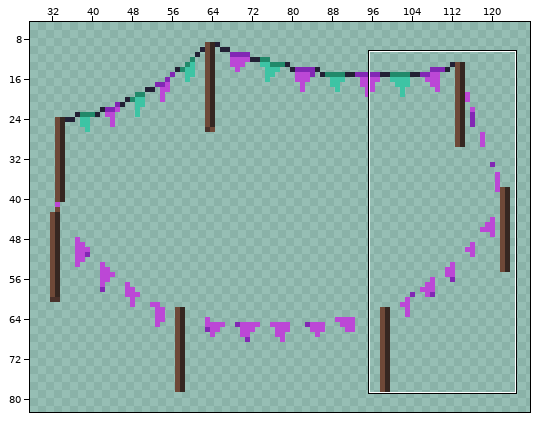
File history of a pixel-art file, assets_src/image/decoration/unit/garland3d.ase. Above: a wide view before the commit, with the close-up outlined.
Close-up. Before:
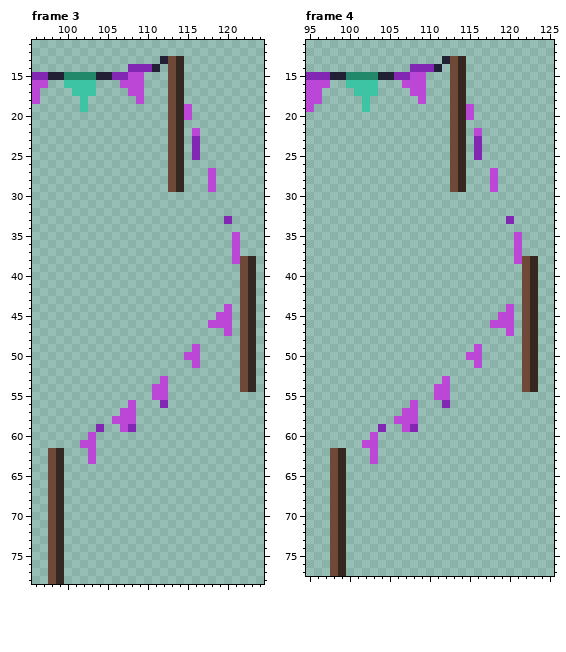
152x85 pixels, 51 frames. Shown: frame 3: x 96..124, y 11..78; frame 4: x 95..125, y 11..77. The wide view leaves out empty margins. The commit also changed other frames or places, which this record leaves out.
And afterwards:
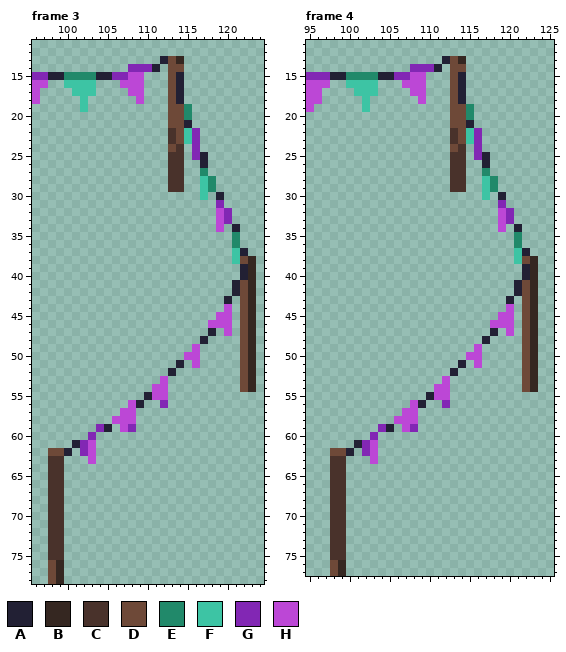
Palette (. is transparent): A #222034  B #352721  C #49322b  D #6e4938  E #21896a  F #3dc4a4  G #8227b4  H #bc47d6
Edits made:
layer "Layer 1" added
Frame 3:
y 14: x 114 B -> D
y 15..18: x 114 B -> A
y 19..20: x 114..115 BH -> DE
y 21: x 114..115 B. -> DA
y 22: x 113..116 DB.H -> CDFG
y 23: x 113..115 DB. -> CDF
y 24: x 114 B -> C
y 25..26: x 113..114 DB -> CC; x 117 . -> A
y 27: x 113..114 DB -> CC; x 117..118 .H -> E.
y 28..29: x 113..114 DB -> CC; x 117..118 .H -> FE
y 30: x 117 . -> F; x 119 . -> A
y 31: x 119 . -> G
y 32: x 119..120 .. -> HG
y 33: x 119 . -> H
y 34: x 119 . -> H; x 121 . -> A
y 35..36: x 121 H -> E
y 37: x 121..122 H. -> FA
y 38: x 121 H -> F
y 39..40: x 122 D -> A
y 41..42: x 121 . -> A
y 43: x 120 . -> A
y 47: x 118 . -> A
y 48: x 117 . -> A
y 51: x 114 . -> A
y 52: x 113 . -> A
y 55: x 110 . -> A
y 56: x 109 . -> A
y 59: x 105 . -> A
y 60: x 103 H -> G
y 61: x 101..102 .H -> AG
y 62: x 99..100 B. -> DA; x 102 . -> G
y 63..75: x 98..99 DB -> CC
Frame 4: the same change as frame 3
Where, in picture pixels (left, top, right, bottom), the same in both close-ups:
changed: (168, 64, 248, 304)
changed: (48, 328, 216, 560)
changed: (450, 64, 530, 304)
changed: (330, 328, 498, 560)
